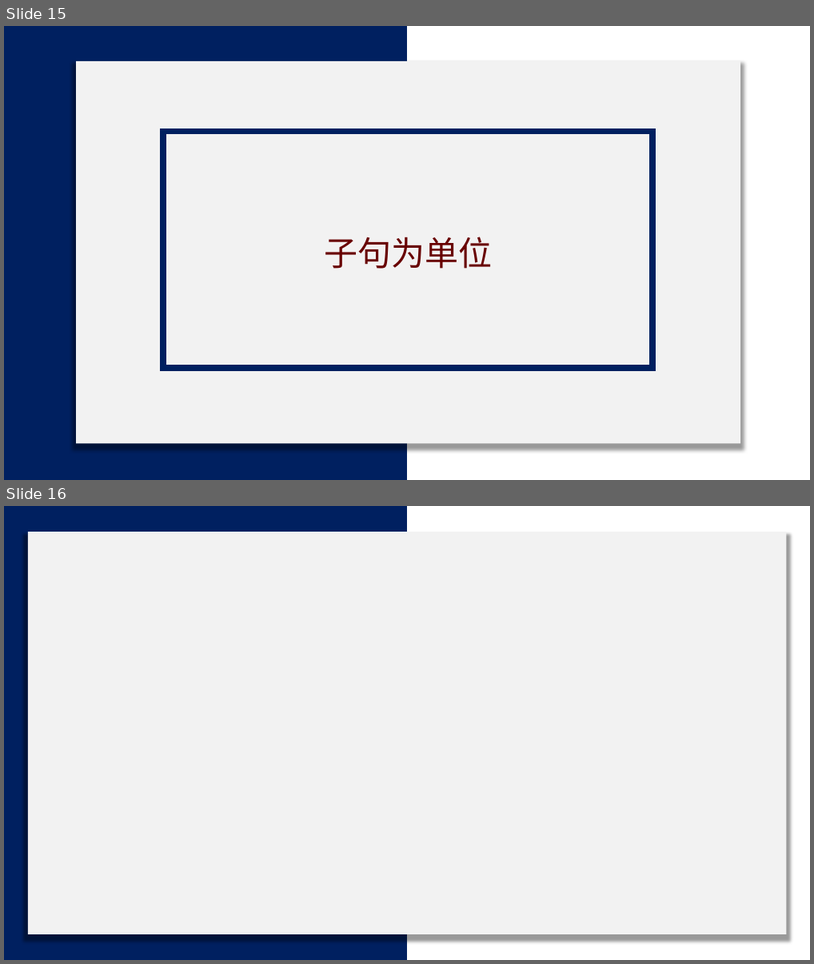
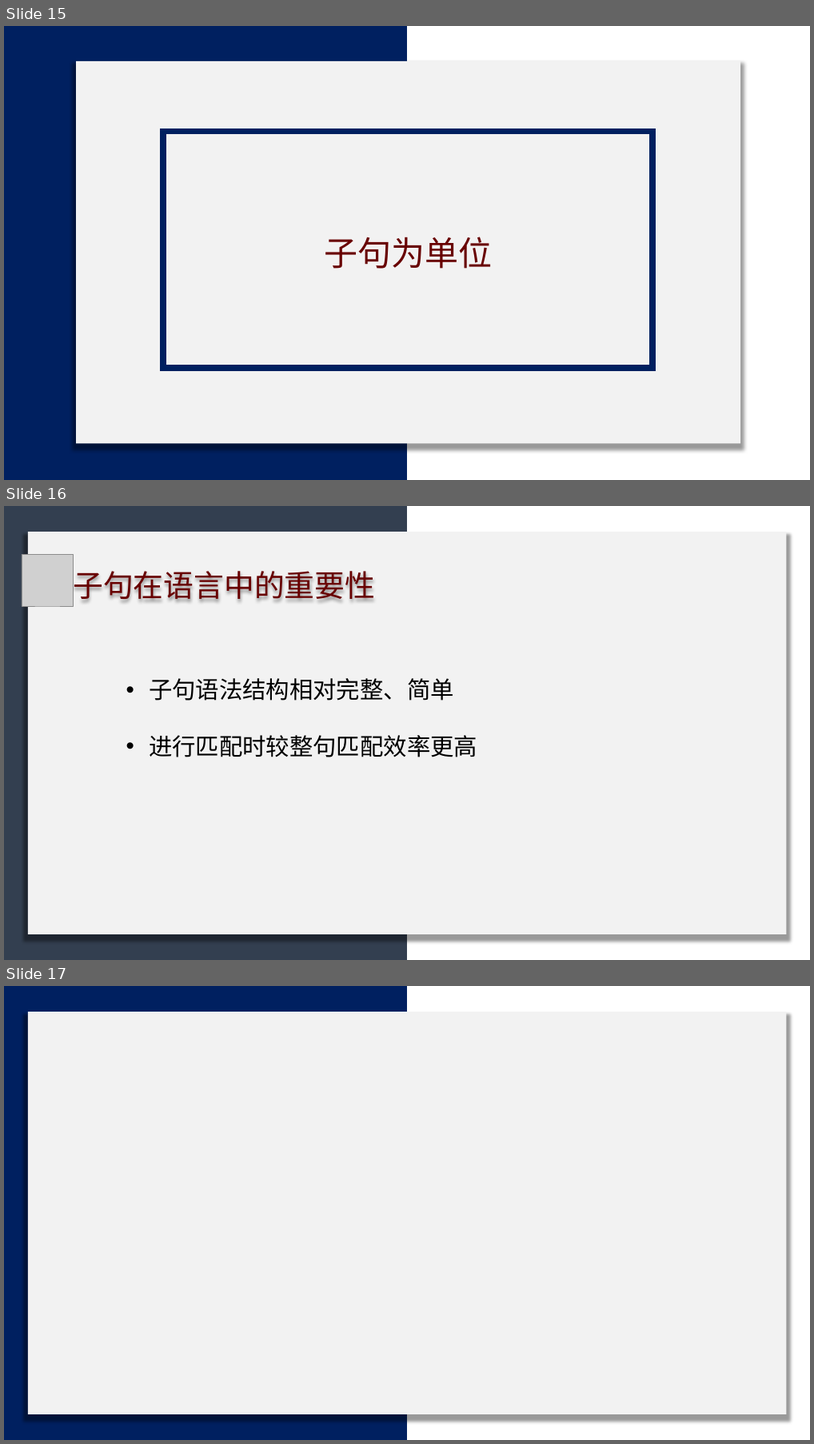
Before and after one commit to licheng0573/RosettaStone, a slide deck: 二组展示_10_24.pptx. Shown one above the other, each under a label of ours: slides 15 and 16 before the commit, slides 15, 16 and 17 after it. The pictures are 814x964 and 814x1444 pixels, drawn with LibreOffice and Linux fonts; fonts in the diff are those of the drawing; grey boxes stand for pictures. Boxes give left, top, right and bottom in pixels: in the first picture for what was removed or moved away, otherwise in the second. Text is boxed around its words. In the diff, an @@ line names an element or a change of style, - is before the commit and + after.

```diff
--- a/二组展示_10_24.pptx
+++ b/二组展示_10_24.pptx
@@ slide 16 added at (4,506,810,960), background #FFFFFF @@
@@ rectangle added at (4,506,407,960), fill #333F50 @@
@@ rectangle added at (27,532,787,934), fill #F2F2F2 @@
@@ picture added at (22,554,74,607) @@
@@ text added at (73,565,375,604), 36 pt, text #680000 @@
+子句在语言中的重要性
@@ text added at (149,678,478,757), 28 pt, text #000000 @@
+• 子句语法结构相对完整、简单
+• 进行匹配时较整句匹配效率更高
@@ what was slide 16 is now slide 17 @@
```
Also in this commit, not shown: 2 slides changed, 4 other slides added, 1 other file.
